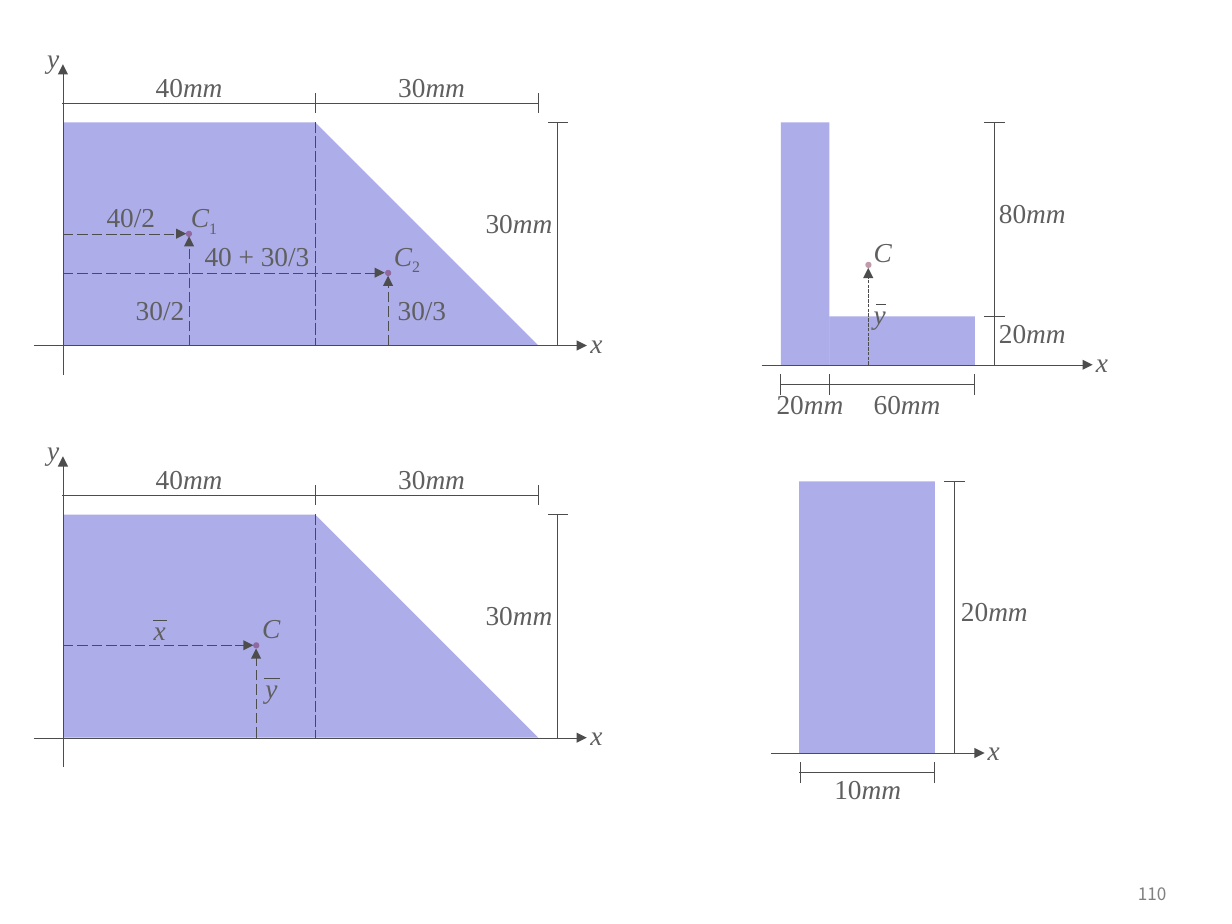
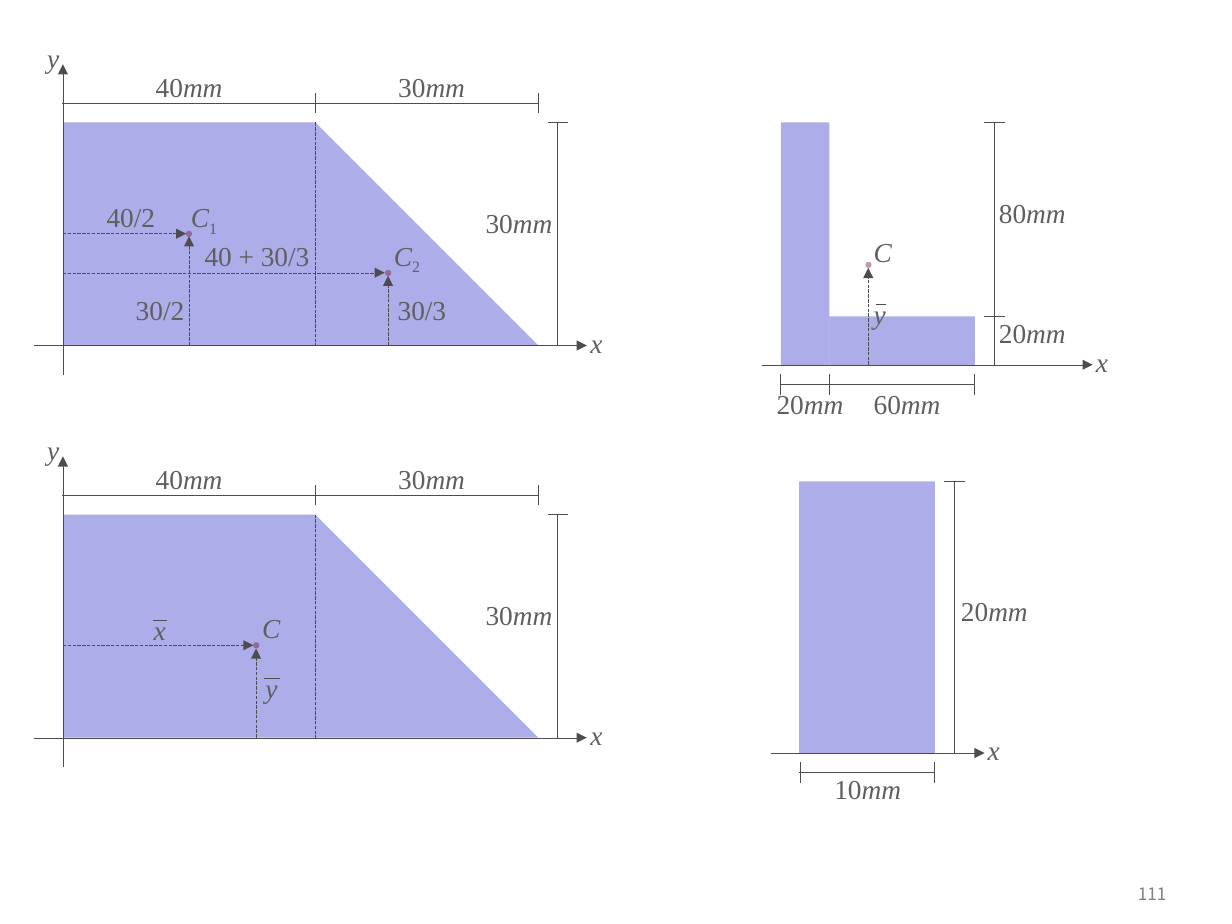
Before and after one commit to ironbell87/structural_mechanics_II, a slide deck: slide 111 of figures.pptx (slide 110 before the commit). Drawn at 1232x924 pixels with LibreOffice and Linux fonts; fonts in the diff are those of the drawing. Boxes give left, top, right and bottom in pixels: in the first picture for what was removed or moved away, otherwise in the second. Text is boxed around its words. In the diff, an @@ line names an element or a change of style, - is before the commit and + after.

```diff
--- a/figures.pptx
+++ b/figures.pptx
@@ line (315, 122) - (315, 346): stroke #4D4D4D 0 pt dashed to #4D4D4D 0.25 pt dashed @@
@@ arrow (63, 234) - (186, 234): stroke #4D4D4D 0 pt dashed to #4D4D4D 0.25 pt dashed @@
@@ arrow (190, 346) - (190, 237): stroke #4D4D4D 0 pt dashed to #4D4D4D 0.25 pt dashed @@
@@ arrow (63, 272) - (384, 272): stroke #4D4D4D 0 pt dashed to #4D4D4D 0.25 pt dashed @@
@@ arrow (388, 346) - (388, 276): stroke #4D4D4D 0 pt dashed to #4D4D4D 0.25 pt dashed @@
@@ line (315, 515) - (315, 738): stroke #4D4D4D 0 pt dashed to #4D4D4D 0.25 pt dashed @@
@@ arrow (63, 646) - (254, 646): stroke #4D4D4D 0 pt dashed to #4D4D4D 0.25 pt dashed @@
@@ arrow (256, 738) - (256, 648): stroke #4D4D4D 0 pt dashed to #4D4D4D 0.25 pt dashed @@
@@ page number at [1138, 887, 1166, 900]: text changed @@
-110
+111
```
Also in this commit, not shown: 9 other slides changed, 3 slides added, 2 slides removed, 32 other files.
